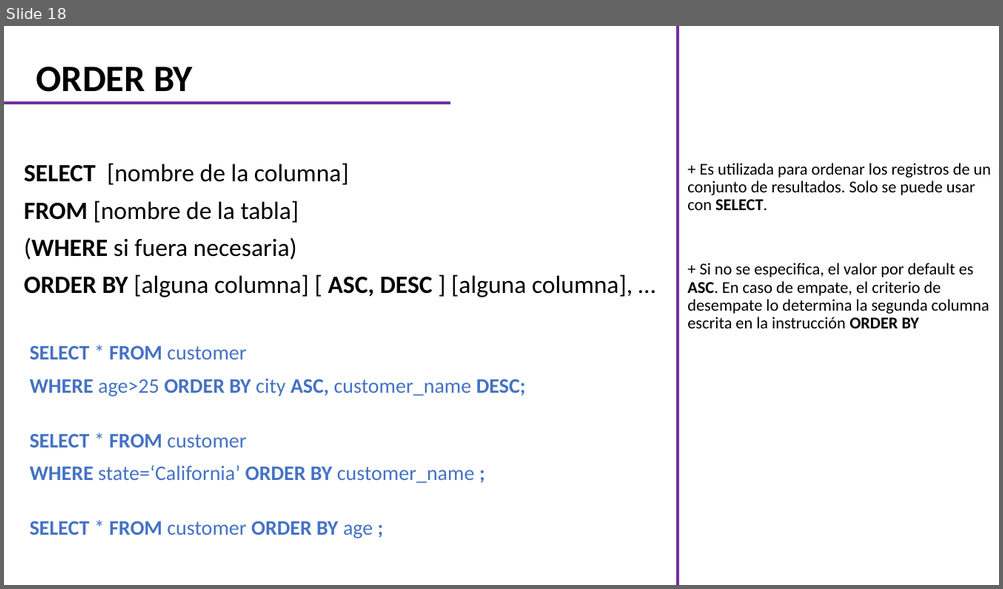
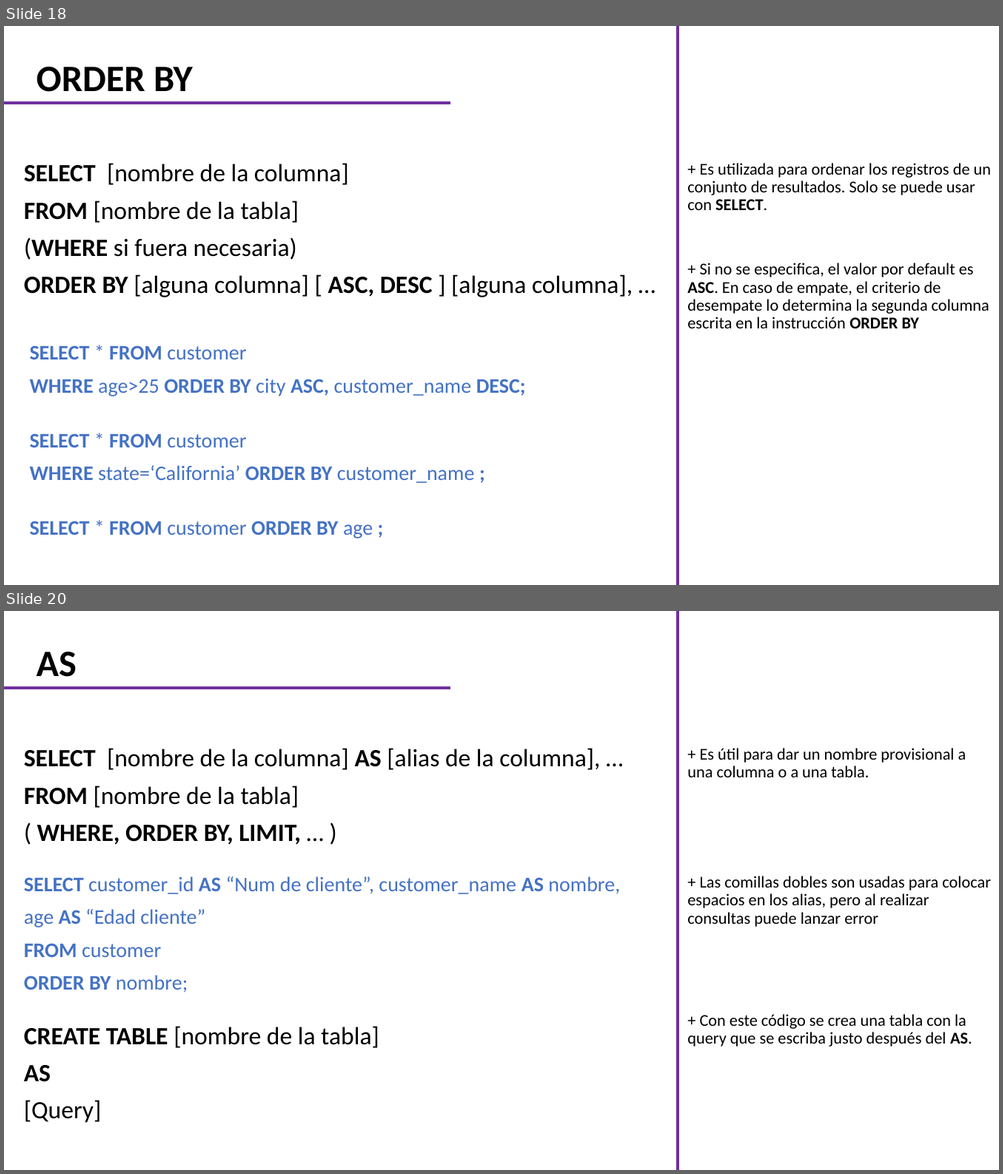
Before and after one commit to CarlosCamposs/Curso-AABD_SQL, a slide deck: Curso AABD-SQL (Notas).pptx. Shown one above the other, each under a label of ours: slide 18 before the commit, slides 18 and 20 after it; the slides between them are not shown. The pictures are 1003x589 and 1003x1174 pixels, drawn with LibreOffice and Linux fonts; fonts in the diff are those of the drawing. Boxes give left, top, right and bottom in pixels: in the first picture for what was removed or moved away, otherwise in the second. Text is boxed around its words. In the diff, an @@ line names an element or a change of style, - is before the commit and + after.

```diff
--- a/Curso AABD-SQL (Notas).pptx
+++ b/Curso AABD-SQL (Notas).pptx
@@ slide 20 added at bbox=[4, 611, 999, 1170], background #FFFFFF @@
@@ line added from (677, 1170) to (677, 611), #7030A0 3 pt @@
@@ title added at bbox=[37, 652, 77, 677], 36 pt, text #000000, bold @@
+AS
@@ line added from (4, 689) to (450, 689), #7030A0 3 pt @@
@@ subtitle added at bbox=[24, 748, 600, 845], 24 pt, text #000000 @@
+SELECT [nombre de la columna] AS [alias de la columna], …
+FROM [nombre de la tabla]
+( WHERE, ORDER BY, LIMIT, … )
@@ text added at bbox=[687, 748, 966, 777], 16 pt, text #000000 @@
++ Es útil para dar un nombre provisional a una columna o a una tabla.
@@ text added at bbox=[24, 877, 620, 993], 20 pt, text #4472C4 @@
+SELECT customer_id AS “Num de cliente”, customer_name AS nombre,
+age AS “Edad cliente”
+FROM customer
+ORDER BY nombre;
@@ text added at bbox=[687, 876, 990, 927], 16 pt, text #000000 @@
++ Las comillas dobles son usadas para colocar espacios en los alias, pero al realizar consultas puede lanzar error
@@ text added at bbox=[24, 1026, 379, 1123], 24 pt, text #000000 @@
+CREATE TABLE [nombre de la tabla]
+AS
+[Query]
@@ text added at bbox=[687, 1014, 972, 1047], 16 pt, text #000000 @@
++ Con este código se crea una tabla con la query que se escriba justo después del AS.
```
Also in this commit, not shown: 2 slides changed, 5 other slides added, 1 slide removed.
